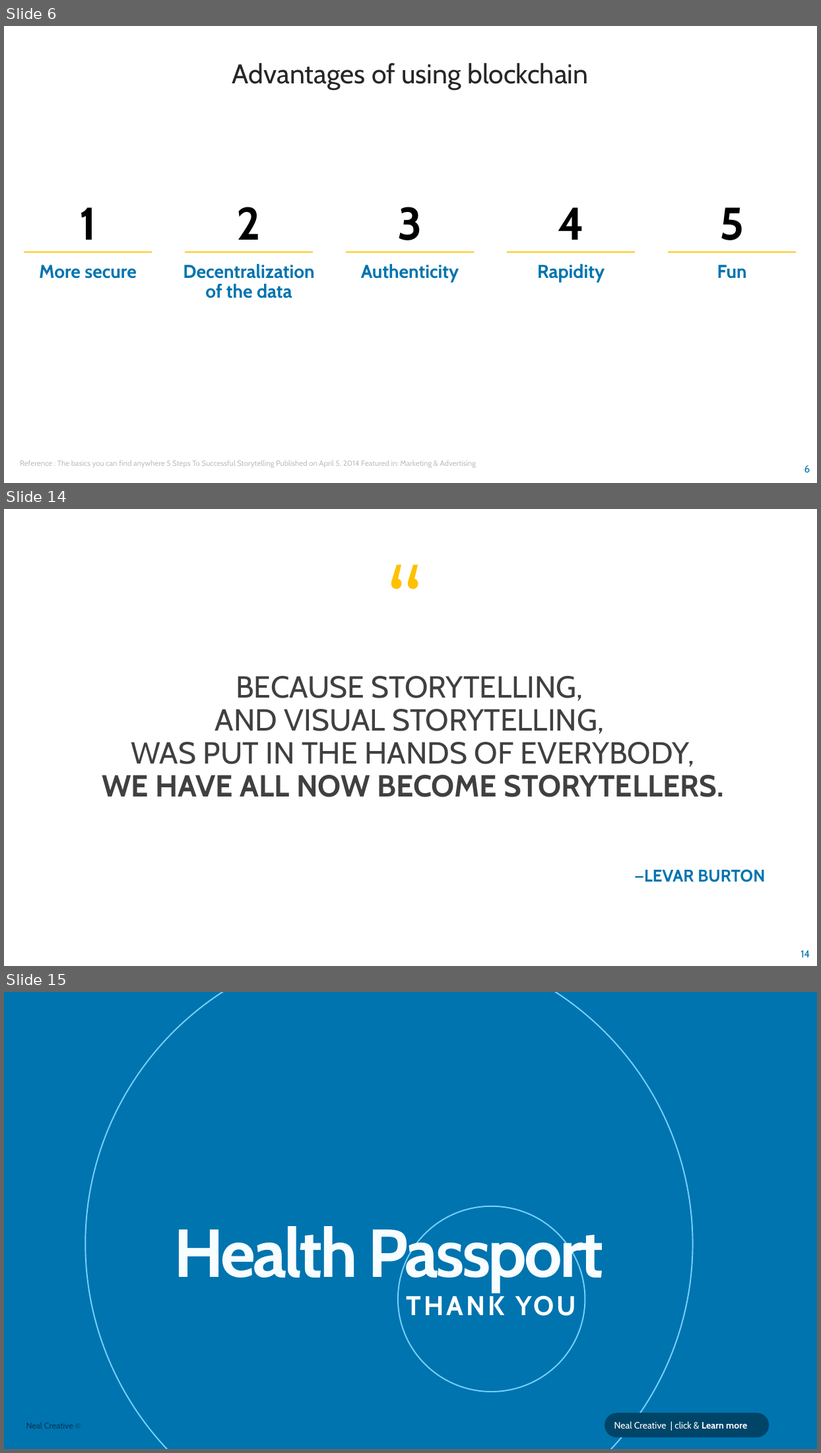
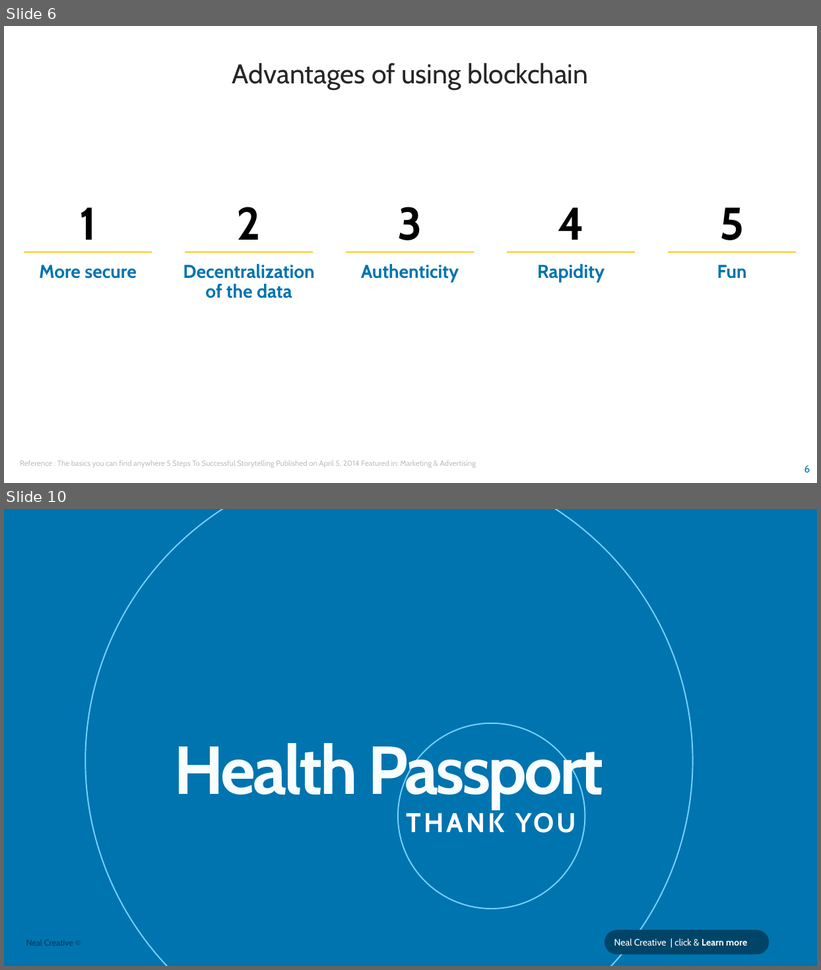
Before and after one commit to amaury-mercier/hackathon_blockchain, a slide deck: Hackathon Blockchain bis.pptx. Shown one above the other, each under a label of ours: slides 6, 14 and 15 before the commit, slides 6 and 10 after it; the slides between them are not shown. The pictures are 821x1453 and 821x970 pixels, drawn with LibreOffice and Linux fonts; fonts in the diff are those of the drawing. Boxes give left, top, right and bottom in pixels: in the first picture for what was removed or moved away, otherwise in the second. Text is boxed around its words. In the diff, an @@ line names an element or a change of style, - is before the commit and + after.

```diff
--- a/Hackathon Blockchain bis.pptx
+++ b/Hackathon Blockchain bis.pptx
@@ slide 14 removed at <box>4,509,817,966</box>, background #FFFFFF @@
@@ text removed at <box>381,537,441,661</box> @@
-“
@@ text removed at <box>102,676,724,797</box> @@
-BECAUSE STORYTELLING,
-AND VISUAL STORYTELLING,
-WAS PUT IN THE HANDS OF EVERYBODY,
-  WE HAVE ALL NOW BECOME STORYTELLERS.
@@ text removed at <box>634,869,765,883</box> @@
-—LEVAR BURTON
@@ page number removed at <box>801,951,810,958</box> @@
-14
@@ what was slide 15 is now slide 10 @@
```
Also in this commit, not shown: 3 slides added, 7 other slides removed.
